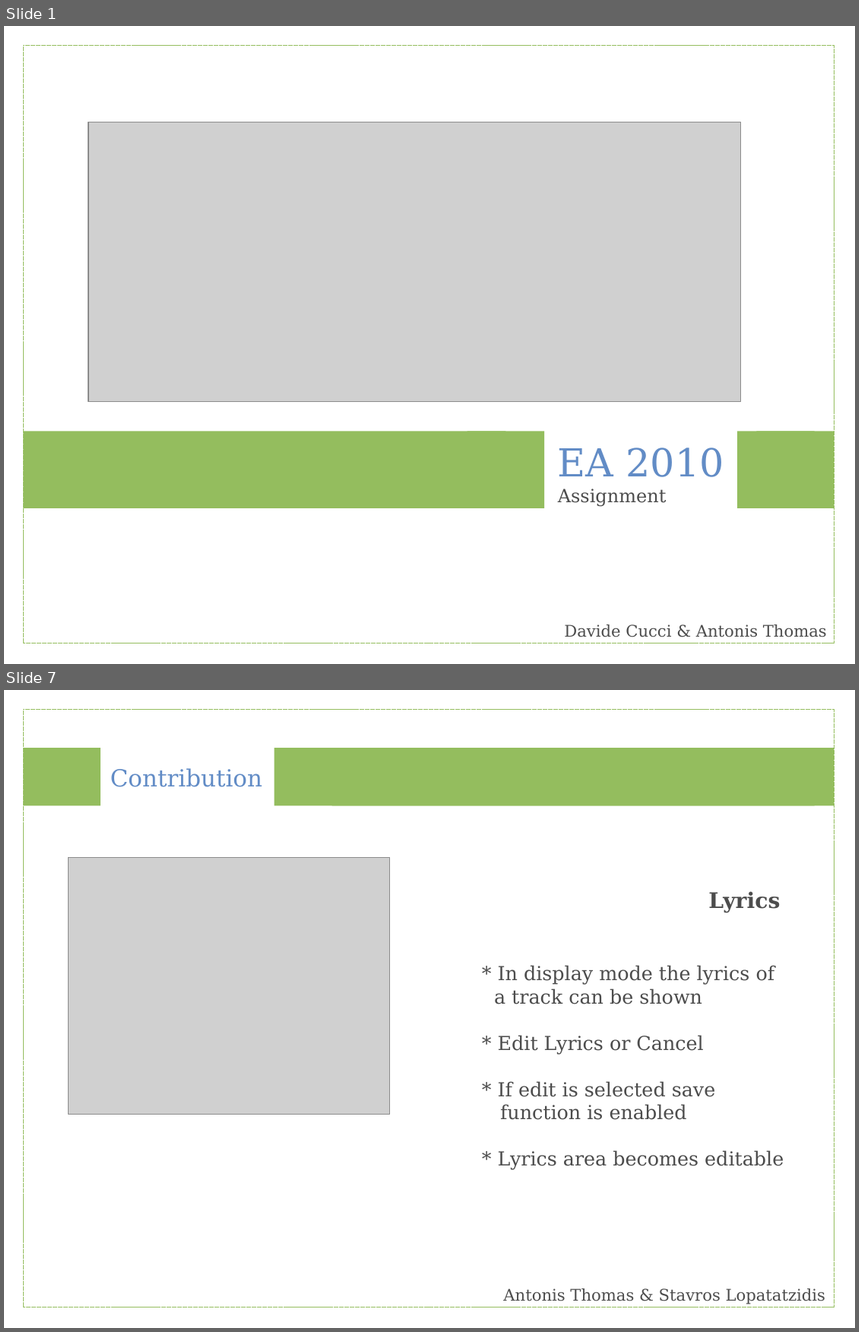
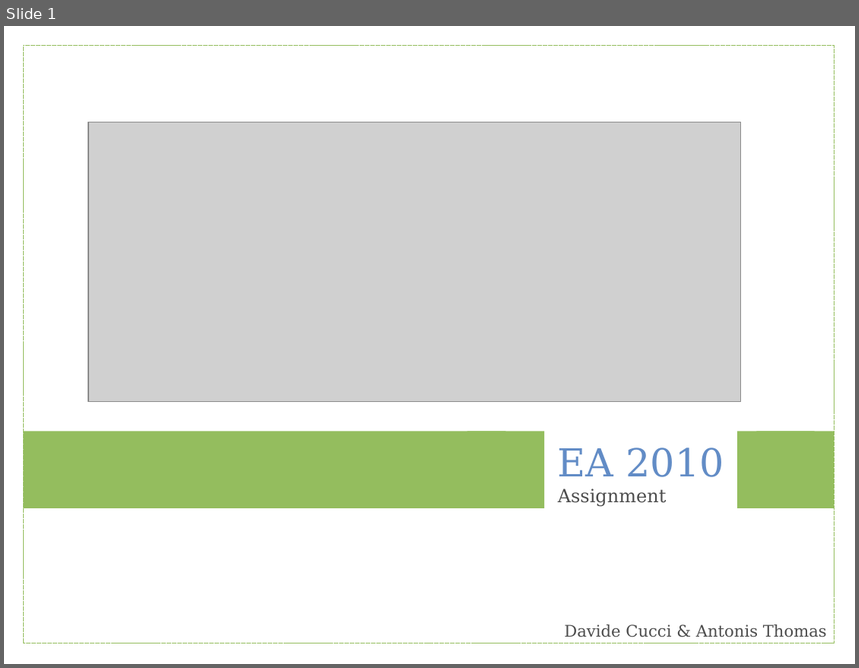
Before and after one commit to ufukhurriyetoglu/extreme-horsepower, a slide deck: EA2010/Report/eapres.odp. Shown one above the other, each under a label of ours: slides 1 and 7 before the commit, slide 1 after it; the slides between them are not shown. The pictures are 859x1332 and 859x668 pixels, drawn with LibreOffice and Linux fonts; fonts in the diff are those of the drawing; grey boxes stand for pictures. Boxes give left, top, right and bottom in pixels: in the first picture for what was removed or moved away, otherwise in the second. Text is boxed around its words. In the diff, an @@ line names an element or a change of style, - is before the commit and + after.

```diff
--- a/EA2010/Report/eapres.odp
+++ b/EA2010/Report/eapres.odp
@@ slide 7 removed at box(4, 690, 855, 1328), background #FFFFFF @@
@@ rectangle removed at box(23, 709, 835, 1308) @@
@@ rectangle removed at box(23, 748, 101, 806) @@
@@ rectangle removed at box(275, 748, 815, 806) @@
@@ rectangle removed at box(332, 748, 835, 806) @@
@@ text removed at box(110, 768, 262, 787) @@
-Contribution
@@ picture removed at box(68, 858, 390, 1115) @@
@@ text removed at box(494, 891, 784, 1170) @@
-Lyrics
-* In display mode the lyrics of a track can be shown
-* Edit Lyrics or Cancel
-* If edit is selected save function is enabled
-* Lyrics area becomes editable
@@ text removed at box(503, 1289, 826, 1305) @@
-Antonis Thomas & Stavros Lopatatzidis
```
Also in this commit, not shown: 1 slide changed, 20 slides added, 14 other slides removed.
